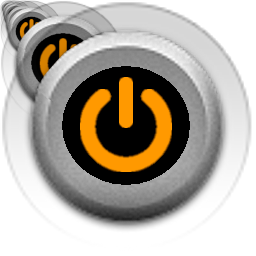
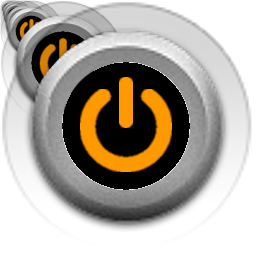
Layer changes from the first 256×256 image to the second:
painted on "Symbol Nr. 1" over [62, 62, 190, 190]
painted on "Eingefügte Ebene" over [30, 30, 96, 96]
painted on "Eingefügte Ebene #1" over [15, 15, 48, 48]
painted on "Eingefügte Ebene #2" over [15, 15, 36, 36]
painted on "Eingefügte Ebene #5" over [7, 7, 24, 24]
painted on "Eingefügte Ebene #3" over [5, 5, 16, 15]
painted on "Eingefügte Ebene #4" over [3, 4, 12, 12]
